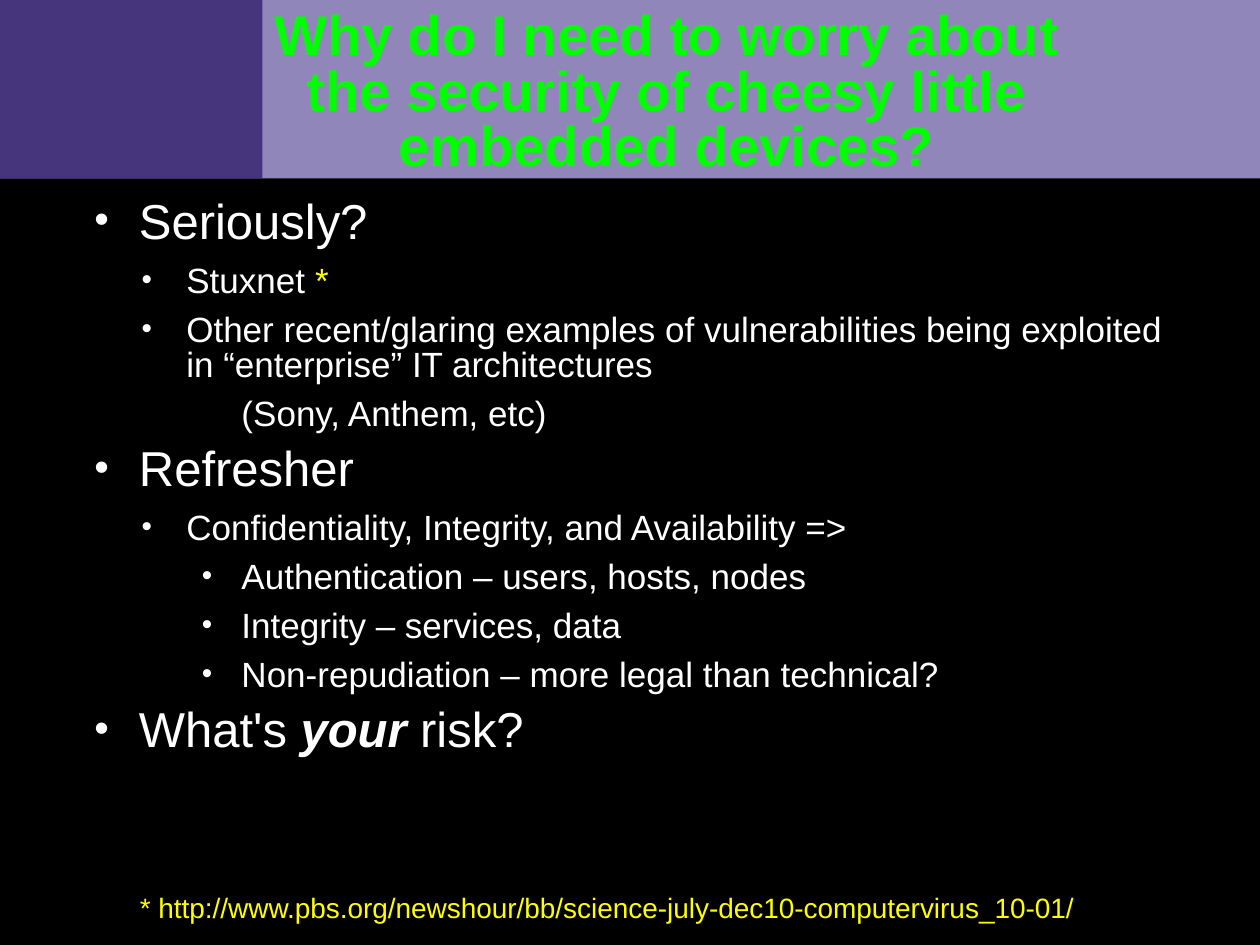
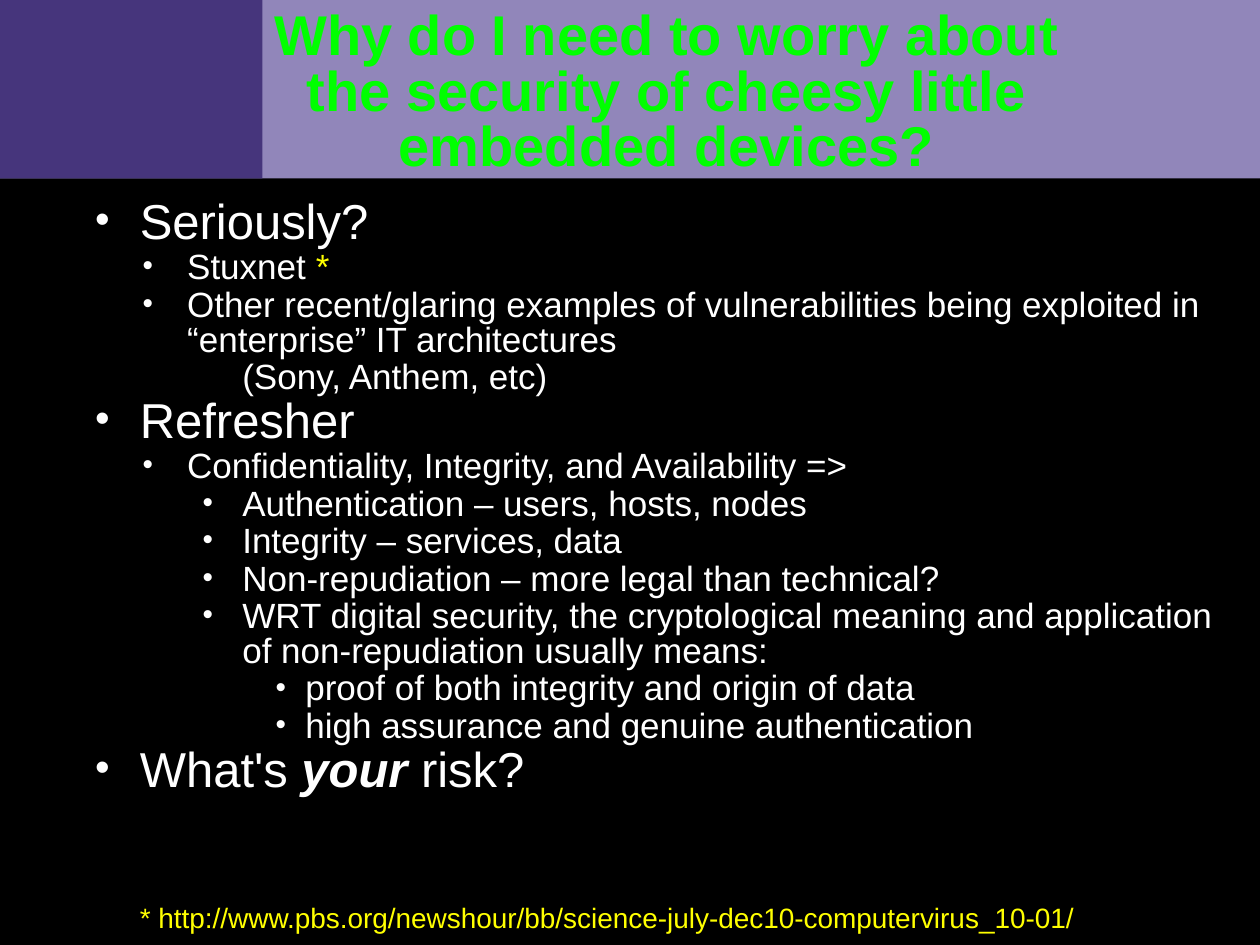
Before and after one commit to VCTLabs/elc2015-presentations, a slide deck: slide 2 of security_IoT/security_assessment_slides.odp. Drawn at 1260x945 pixels with LibreOffice and Linux fonts; fonts in the diff are those of the drawing; background and template pictures are left out. Boxes give left, top, right and bottom in pixels: in the first picture for what was removed or moved away, otherwise in the second. Text is boxed around its words. In the diff, an @@ line names an element or a change of style, - is before the commit and + after.

```diff
--- a/security_IoT/security_assessment_slides.odp
+++ b/security_IoT/security_assessment_slides.odp
@@ text at <box>140,203,1199,797</box>: less space between paragraphs @@
@@ text at <box>242,602,1211,745</box>: paragraphs added @@
+    • WRT digital security, the cryptological meaning and application of non-repudiation usually means:
+      • proof of both integrity and origin of data
+      • high assurance and genuine authentication
@@ text "* http://www.pbs.org/newshour/bb/science-july-dec10-computer ...": place and size @@
-text "* http://www.pbs.org/newshour/bb/science-july-dec10-computer ..." at <box>158,897,1073,923</box>
+text "* http://www.pbs.org/newshour/bb/science-july-dec10-computer ..." at <box>158,907,1073,933</box>
```
Also in this commit, not shown: 12 other slides changed, 1 other file.
